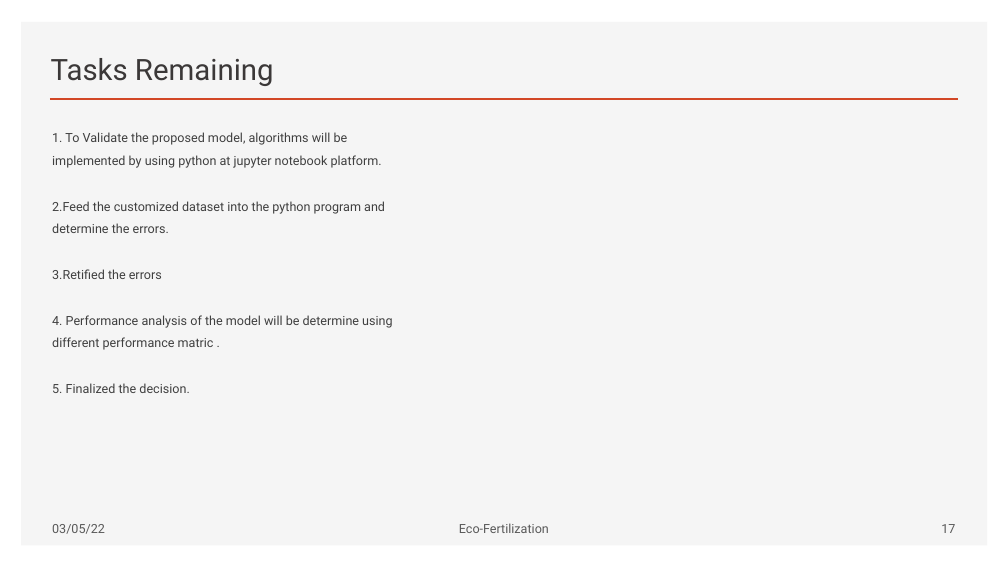
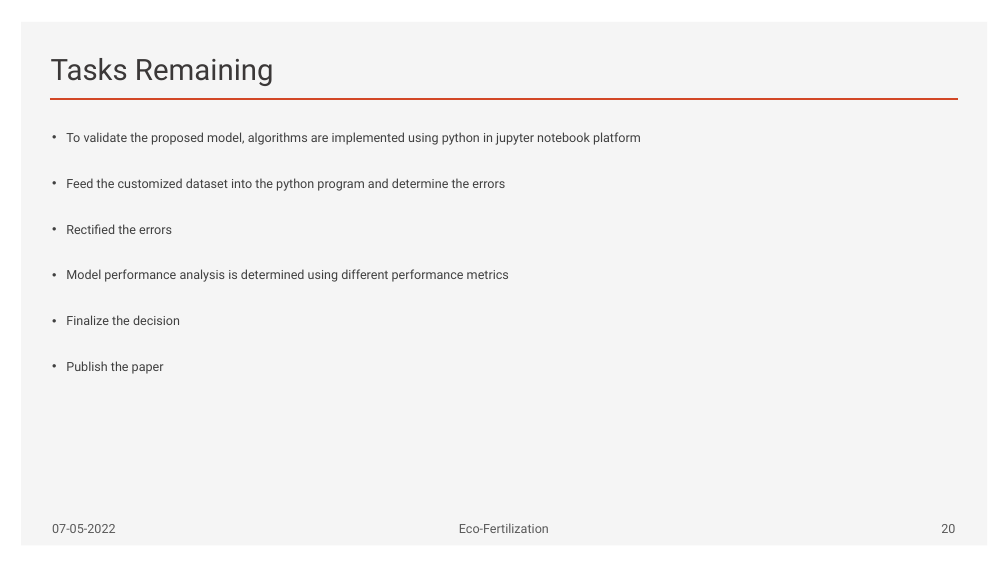
Before and after one commit to Gekko12/Eco-fertilization, a slide deck: slide 21 of EcoFertilization.pptx (slide 18 before the commit). Drawn at 1008x567 pixels with LibreOffice and Linux fonts; fonts in the diff are those of the drawing. Boxes give left, top, right and bottom in pixels: in the first picture for what was removed or moved away, otherwise in the second. Text is boxed around its words. In the diff, an @@ line names an element or a change of style, - is before the commit and + after.

```diff
--- a/EcoFertilization.pptx
+++ b/EcoFertilization.pptx
@@ text at bbox=[66, 132, 641, 374]: text changed @@
-1. To Validate the proposed model, algorithms will be implemented by using python at jupyter notebook platform.
-2.Feed the customized dataset into the python program and determine the errors.
-3.Retified the errors
-4. Performance analysis of the model will be determine using different performance matric .
-5. Finalized the decision.
+• To validate the proposed model, algorithms are implemented using python in jupyter notebook platform
+• Feed the customized dataset into the python program and determine the errors
+• Rectified the errors
+• Model performance analysis is determined using different performance metrics
+• Finalize the decision
+• Publish the paper
@@ text at bbox=[52, 524, 116, 533]: text changed @@
-03/05/22
+07-05-2022
@@ page number at bbox=[941, 524, 955, 533]: text changed @@
-17
+20
```
Also in this commit, not shown: 17 other slides changed, 7 slides added, 1 slide removed.
